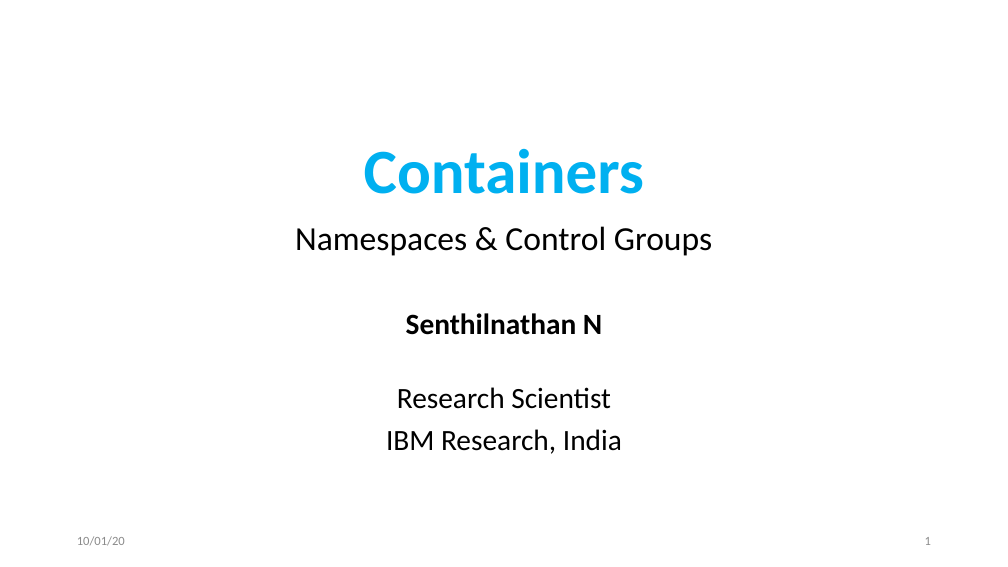
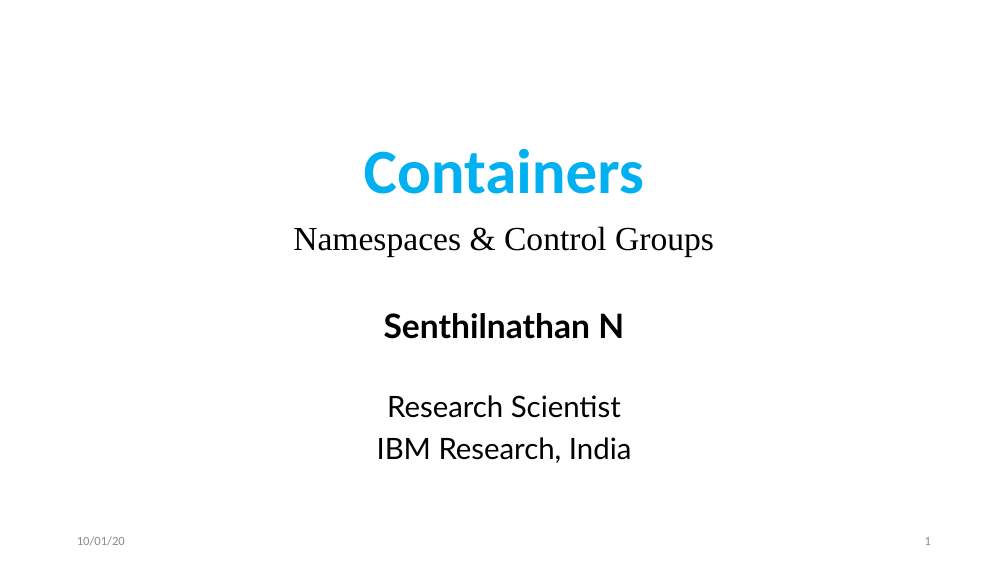
Before and after one commit to cendhu/container-namespaces, a slide deck: slide 1 of slides/containers-namespace-cgroups.pptx. Drawn at 1008x567 pixels with LibreOffice and Linux fonts; fonts in the diff are those of the drawing. Boxes give left, top, right and bottom in pixels: in the first picture for what was removed or moved away, otherwise in the second. Text is boxed around its words. In the diff, an @@ line names an element or a change of style, - is before the commit and + after.

```diff
--- a/slides/containers-namespace-cgroups.pptx
+++ b/slides/containers-namespace-cgroups.pptx
@@ subtitle "Namespaces & Control Groups" at (293,226,714,463): font Calibri to Times New Roman in "Namespaces & Control Groups"; size 28 to 32 pt in "Senthilnathan N"; font Calibri to Lato in "Senthilnathan N", "Research Scientist", "IBM Research, India" @@
```
Also in this commit, not shown: 3 other slides changed.
